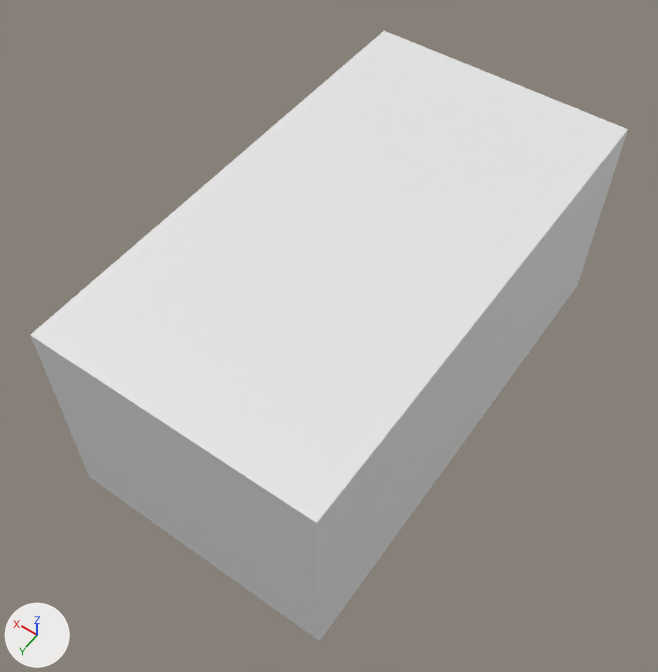
A saved change to the glTF model Model3d/glb/C04-21333A.glb.
The view is the same before and after, from a 50 mm camera at (-0.00098, 0.00419, 0.00455) aimed at (0.00081, 0.00168, 0.00061). The axes (+X, +Y, +Z) are drawn at lower left. The lights are the same throughout. The first picture is the older version. Where no turn or scale is listed for an object, it has been applied to the vertices. Vertices at exactly the same position are counted once.

In view in the first picture: 'OpenSCAD Model'.
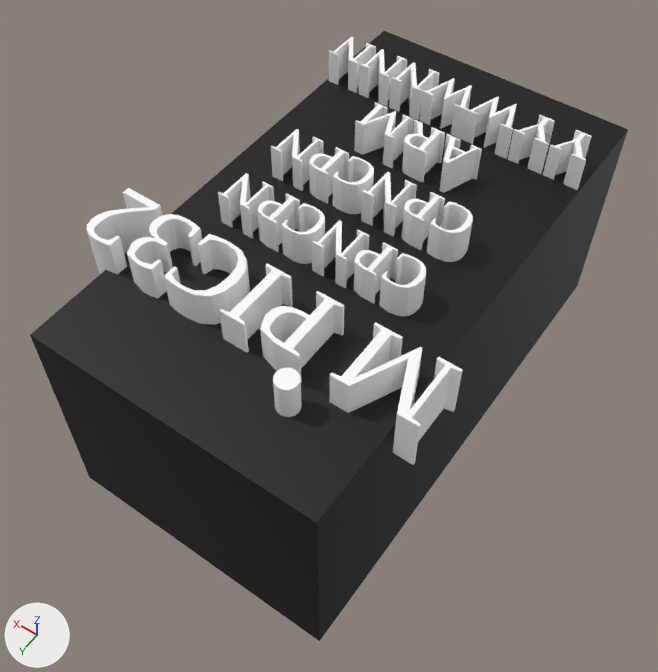
The edits, one by one:
Material 'Color 1' (mat_color_1) is new.
Its base color is (0.0, 0.0, 0.0) (black #000000).
Material 'Color 2' (mat_color_2) is new.
Its base color is (1.0, 1.0, 1.0) (white #ffffff).
me_openscad_model is used by ob_openscad_model.
me_openscad_model had 8 vertices, 12 faces and spanned x 0.0..0.0016, y 0.0..0.0029, z 0.0..0.0013.
me_openscad_model now has 1535 vertices, 3070 faces and spans x -0.00014..0.00173, y 0.0..0.0029, z 0.0..0.0015.
me_openscad_model part 1: 1527 vertices added at x -0.00014..0.00173, y 0.00041..0.00258, z 0.0012..0.0015.
me_openscad_model part 2: 8 faces spanning x 0.0..0.0016, y 0.0..0.0029, z 0.0..0.0013 switch from no material to mat_color_1 (black #000000).
me_openscad_model gains material mat_color_2 (white #ffffff).

What differs and where, as boxes [x1, y1, x2, y2] in the pictures (658 x 672 px):
part 1 of me_openscad_model, added
    after: [30, 31, 628, 523]
part 2 of me_openscad_model, recoloured (white to black)
    both: [30, 288, 575, 641]
